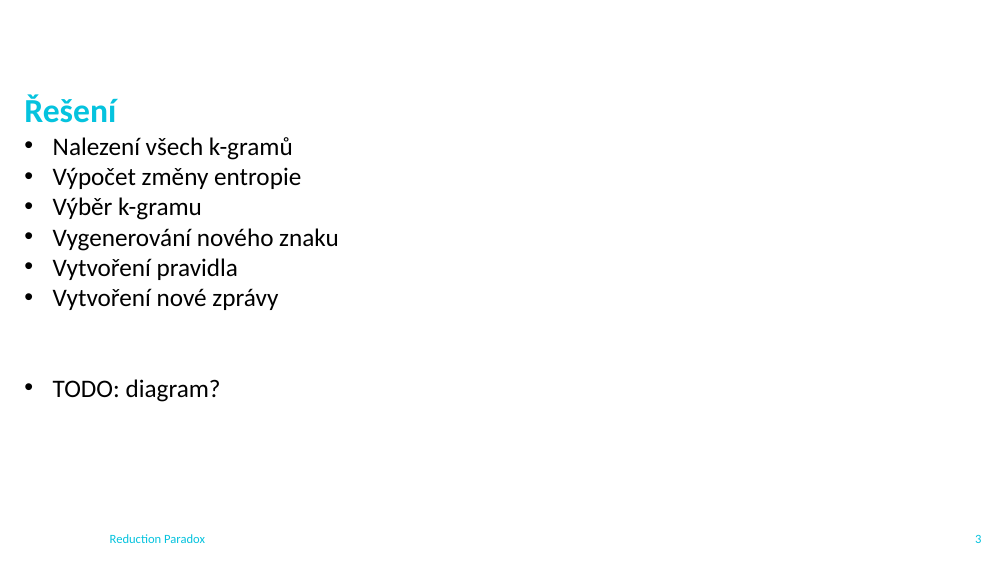
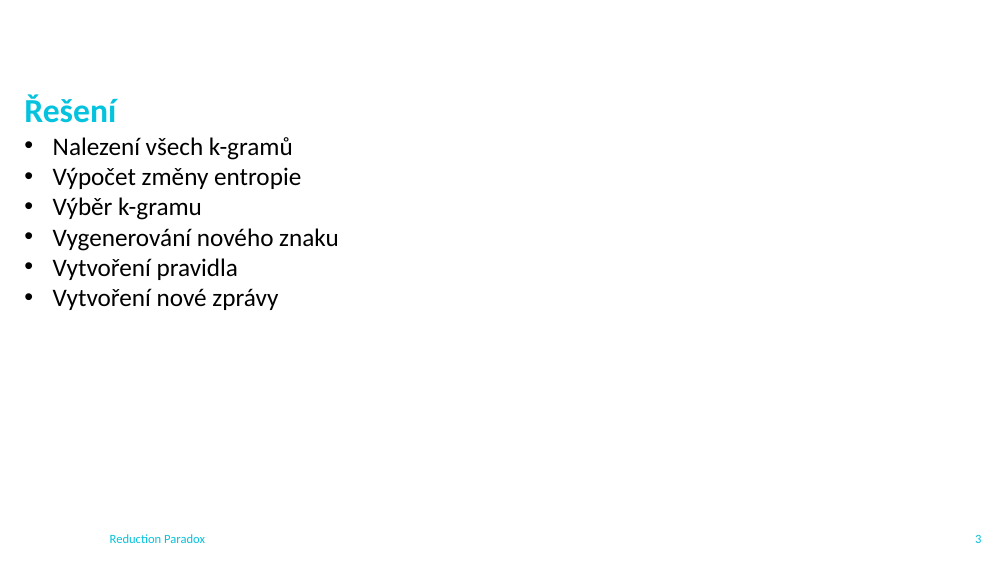
Before and after one commit to pro0255/AKS, a slide deck: slide 4 of project_presentation/pro0255.pptx. Drawn at 1008x567 pixels with LibreOffice and Linux fonts; fonts in the diff are those of the drawing; background and template pictures are left out. Boxes give left, top, right and bottom in pixels: in the first picture for what was removed or moved away, otherwise in the second. Text is boxed around its words. In the diff, an @@ line names an element or a change of style, - is before the commit and + after.

```diff
--- a/project_presentation/pro0255.pptx
+++ b/project_presentation/pro0255.pptx
@@ text at <box>53,379,221,402</box>: paragraph removed @@
-• TODO: diagram?
```
Also in this commit, not shown: 11 other slides changed, 1 slide added, 1 slide removed, 13 other files.
